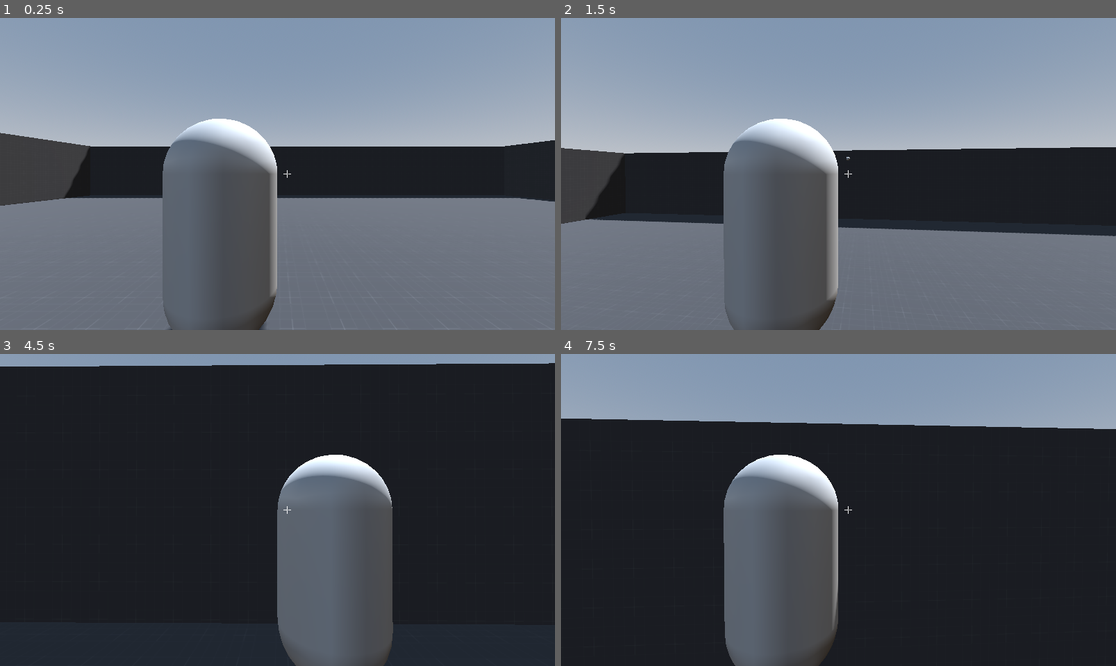
Above: before the commit, frames 1-4 (two rows, left to right).
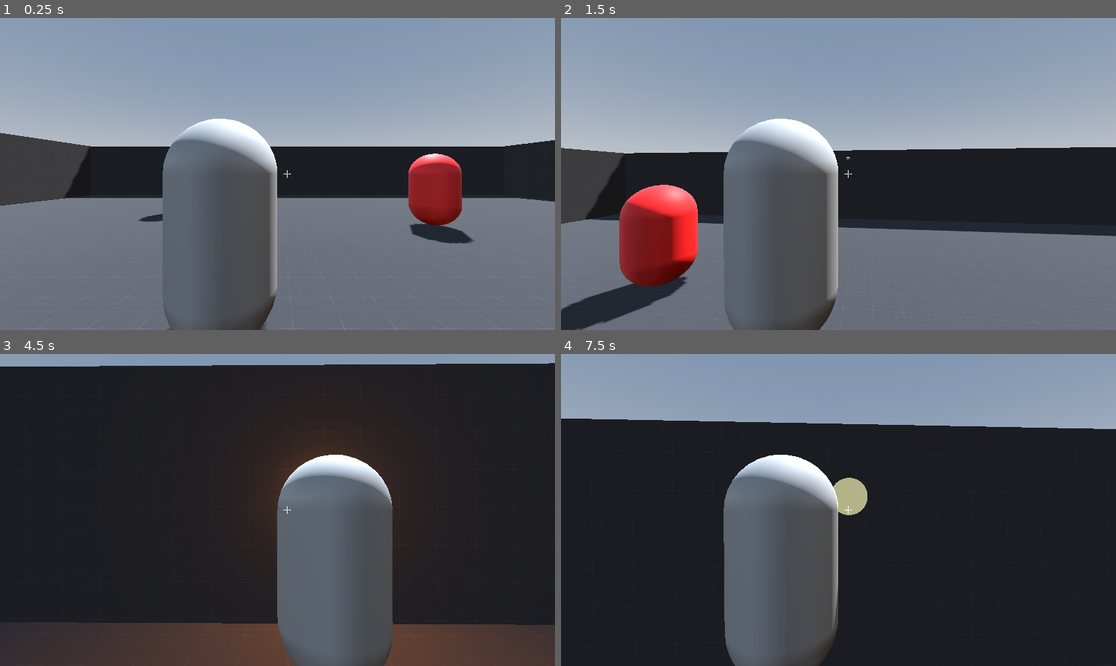
Above: after the commit, the same moments.

Repository: Eurie-R/ISCS-30.14_Game_Development
Game: Godot game, scene res://World/world.tscn
Two runs of this game, one before a commit and one after it. Both use one fixed random seed, a clock stepped at 60 frames per second and the inputs below.
Inputs (mouse positions are in pixels of both pictures, inside the frame that each line leads up to):
- Up to frame 1 (0.25 s): no input
- Up to frame 2 (1.5 s): tap Enter at 0.5 s; move the mouse to (866, 174) at 0.52 s; hold Q (Aim) 0.53-1.28 s; hold W (Up) from 0.53 s (still down); tap Space (Jump) at 0.77 s; move the mouse to (810, 174) at 1.27 s; tap F (Shoot) at 1.35 s
- Up to frame 3 (4.5 s): keep holding W (Up); tap Space (Jump) at 1.52, 3.02, 3.77 s; move the mouse to (288, 503) at 2.02 s; hold Shift (Sprint) 2.03-2.78 s; move the mouse to (271, 516) at 2.77 s; tap Tab (Swap) at 2.85 s; move the mouse to (316, 513) at 3.52 s; hold Q (Aim) 3.53-4.28 s; move the mouse to (233, 506) at 4.27 s; tap F (Shoot) at 4.35 s
- Up to frame 4 (7.5 s): tap Space (Jump) at 4.52, 5.75, 6.02, 6.77 s; move the mouse to (844, 510) at 5.02 s; hold Shift (Sprint) 5.03-5.78 s; move the mouse to (816, 503) at 5.77 s; release W (Up) at 5.78 s; hold D (Right) 5.78-6.53 s; tap Tab (Swap) at 5.85 s; move the mouse to (866, 510) at 6.52 s; hold Q (Aim) 6.53-7.28 s; hold W (Up) from 6.53 s (still down); move the mouse to (810, 510) at 7.27 s; tap F (Shoot) at 7.35 s

The runs differ from the first frame. In frame 1, 2.5% of the frame differs, in the area x 24-86%, y 43-73%; in frame 2, 5.6%; in frame 3, 11%, in the area x 2-100%, y 24-100%; in frame 4, 0.6%.

Commit message:
Added enemies and collision

Diff:
--- /dev/null
+++ b/3rdPersonShooter/Enemy/enemy.gd
@@ -0,0 +1,49 @@
+extends CharacterBody3D
+
+signal died
+
+@export var max_health: int = 3
+@export var explosion_scene: PackedScene
+@export var hit_flash_color: Color = Color(1.8, 0.4, 0.4)
+@export var death_explosion_scale: float = 2.5
+
+var health: int
+var _flashing: bool = false
+
+@onready var mesh: MeshInstance3D = $MeshInstance3D
+
+func _ready() -> void:
+	health = max_health
+
+func take_damage(amount: int = 1) -> void:
+	if health <= 0:
+		return
+	health -= amount
+	_flash()
+	if health <= 0:
+		_die()
+
+func _flash() -> void:
+	if mesh == null or _flashing:
+		return
+	_flashing = true
+	var base_mat := mesh.mesh.surface_get_material(0) if mesh.mesh and mesh.mesh.get_surface_count() > 0 else null
+	var flash_mat := StandardMaterial3D.new()
+	flash_mat.albedo_color = hit_flash_color
+	flash_mat.emission_enabled = true
+	flash_mat.emission = hit_flash_color
+	flash_mat.emission_energy_multiplier = 1.5
+	mesh.material_override = flash_mat
+	await get_tree().create_timer(0.08).timeout
+	mesh.material_override = null
+	_flashing = false
+
+func _die() -> void:
+	died.emit()
+	if explosion_scene:
+		var explosion = explosion_scene.instantiate()
+		get_tree().current_scene.add_child(explosion)
+		explosion.global_position = global_position
+		if explosion.has_method("setup"):
+			explosion.setup(death_explosion_scale)
+	queue_free()
--- /dev/null
+++ b/3rdPersonShooter/Enemy/enemy.tscn
@@ -0,0 +1,27 @@
+[gd_scene format=3]
+
+[ext_resource type="Script" path="res://Enemy/enemy.gd" id="1"]
+[ext_resource type="PackedScene" path="res://Explosion/explosion.tscn" id="2"]
+
+[sub_resource type="CapsuleShape3D" id="CapsuleShape3D_1"]
+radius = 0.6
+height = 2.0
+
+[sub_resource type="CapsuleMesh" id="CapsuleMesh_1"]
+radius = 0.6
+height = 2.0
+
+[sub_resource type="StandardMaterial3D" id="Mat_1"]
+albedo_color = Color(0.85, 0.15, 0.15, 1)
+roughness = 0.6
+
+[node name="Enemy" type="CharacterBody3D"]
+script = ExtResource("1")
+explosion_scene = ExtResource("2")
+
+[node name="CollisionShape3D" type="CollisionShape3D" parent="."]
+shape = SubResource("CapsuleShape3D_1")
+
+[node name="MeshInstance3D" type="MeshInstance3D" parent="."]
+mesh = SubResource("CapsuleMesh_1")
+material_override = SubResource("Mat_1")
--- /dev/null
+++ b/3rdPersonShooter/Explosion/explosion.gd
@@ -0,0 +1,38 @@
+extends Node3D
+
+@export var lifetime: float = 0.35
+@export var start_scale: float = 0.25
+@export var end_scale: float = 1.0
+@export var color: Color = Color(1.0, 0.6, 0.15)
+
+@onready var mesh: MeshInstance3D = $MeshInstance3D
+@onready var light: OmniLight3D = $OmniLight3D
+
+var _size_multiplier: float = 1.0
+
+func setup(size_multiplier: float = 1.0) -> void:
+	_size_multiplier = size_multiplier
+
+func _ready() -> void:
+	start_scale *= _size_multiplier
+	end_scale *= _size_multiplier
+	scale = Vector3.ONE * start_scale
+
+	var mat := StandardMaterial3D.new()
+	mat.albedo_color = color
+	mat.emission_enabled = true
+	mat.emission = color
+	mat.emission_energy_multiplier = 4.0
+	mat.transparency = BaseMaterial3D.TRANSPARENCY_ALPHA
+	mesh.material_override = mat
+
+	light.light_color = color
+	light.light_energy = 4.0 * _size_multiplier
+	light.omni_range = 6.0 * _size_multiplier
+
+	var tween := create_tween().set_parallel(true)
+	tween.tween_property(self, "scale", Vector3.ONE * end_scale, lifetime)
+	tween.tween_property(mat, "albedo_color:a", 0.0, lifetime)
+	tween.tween_property(light, "light_energy", 0.0, lifetime)
+	await tween.finished
+	queue_free()
--- /dev/null
+++ b/3rdPersonShooter/Explosion/explosion.tscn
@@ -0,0 +1,18 @@
+[gd_scene format=3]
+
+[ext_resource type="Script" path="res://Explosion/explosion.gd" id="1"]
+
+[sub_resource type="SphereMesh" id="SphereMesh_1"]
+radius = 0.5
+height = 1.0
+
+[node name="Explosion" type="Node3D"]
+script = ExtResource("1")
+
+[node name="MeshInstance3D" type="MeshInstance3D" parent="."]
+mesh = SubResource("SphereMesh_1")
+
+[node name="OmniLight3D" type="OmniLight3D" parent="."]
+light_color = Color(1, 0.6, 0.2, 1)
+light_energy = 4.0
+omni_range = 6.0
--- a/3rdPersonShooter/World/world.tscn
+++ b/3rdPersonShooter/World/world.tscn
@@ -1,8 +1,9 @@
-[gd_scene format=3 uid="uid://dl5aae63ukv4l"]
+[gd_scene load_steps=8 format=3 uid="uid://dl5aae63ukv4l"]
 
 [ext_resource type="Material" uid="uid://bet21rqntdbx6" path="res://Assets/prototype_texture.tres" id="1_62w18"]
 [ext_resource type="PackedScene" uid="uid://rqm4jew3xsks" path="res://Player/player.tscn" id="2_8a836"]
 [ext_resource type="Script" uid="uid://cslut7negvleb" path="res://World/control.gd" id="3_j8job"]
+[ext_resource type="PackedScene" path="res://Enemy/enemy.tscn" id="4_enemy"]
 
 [sub_resource type="ProceduralSkyMaterial" id="ProceduralSkyMaterial_62w18"]
 sky_horizon_color = Color(0.66224277, 0.6717428, 0.6867428, 1)
@@ -16,35 +17,44 @@
 sky = SubResource("Sky_8a836")
 tonemap_mode = 2
 
-[node name="World" type="Node3D" unique_id=773176591]
+[node name="World" type="Node3D"]
 
-[node name="WorldEnvironment" type="WorldEnvironment" parent="." unique_id=157222034]
+[node name="WorldEnvironment" type="WorldEnvironment" parent="."]
 environment = SubResource("Environment_j8job")
 
-[node name="DirectionalLight3D" type="DirectionalLight3D" parent="." unique_id=1726089257]
+[node name="DirectionalLight3D" type="DirectionalLight3D" parent="."]
 transform = Transform3D(-0.8660254, -0.43301278, 0.25, 0, 0.49999997, 0.86602545, -0.50000006, 0.75, -0.43301266, 0, 0, 0)
 shadow_enabled = true
 
-[node name="CSGCombiner3D" type="CSGCombiner3D" parent="." unique_id=717804205]
+[node name="CSGCombiner3D" type="CSGCombiner3D" parent="."]
 use_collision = true
 
-[node name="CSGBox3D" type="CSGBox3D" parent="CSGCombiner3D" unique_id=1251392420]
+[node name="CSGBox3D" type="CSGBox3D" parent="CSGCombiner3D"]
 transform = Transform3D(1, 0, 0, 0, 1, 0, 0, 0, 1, 0, -0.85831165, 0)
 size = Vector3(30, 8.002563, 30)
 material = ExtResource("1_62w18")
 
-[node name="CSGBox3D2" type="CSGBox3D" parent="CSGCombiner3D" unique_id=800759444]
+[node name="CSGBox3D2" type="CSGBox3D" parent="CSGCombiner3D"]
 transform = Transform3D(1, 0, 0, 0, 1, 0, 0, 0, 1, 0, 4.7381163, 0)
 operation = 2
 size = Vector3(29, 10.076233, 29)
 material = ExtResource("1_62w18")
 
-[node name="Player" parent="." unique_id=557453031 instance=ExtResource("2_8a836")]
+[node name="Player" parent="." instance=ExtResource("2_8a836")]
 transform = Transform3D(1, 0, 0, 0, 1, 0, 0, 0, 1, -1.895807, 0.77247286, -2.1713343)
 
-[node name="CanvasLayer" type="CanvasLayer" parent="." unique_id=2056335724]
+[node name="Enemy1" parent="." instance=ExtResource("4_enemy")]
+transform = Transform3D(1, 0, 0, 0, 1, 0, 0, 0, 1, 3, 0.77, -6)
 
-[node name="Control" type="Control" parent="CanvasLayer" unique_id=1134618317]
+[node name="Enemy2" parent="." instance=ExtResource("4_enemy")]
+transform = Transform3D(1, 0, 0, 0, 1, 0, 0, 0, 1, -5, 0.77, -8)
+
+[node name="Enemy3" parent="." instance=ExtResource("4_enemy")]
+transform = Transform3D(1, 0, 0, 0, 1, 0, 0, 0, 1, 6, 0.77, 2)
+
+[node name="CanvasLayer" type="CanvasLayer" parent="."]
+
+[node name="Control" type="Control" parent="CanvasLayer"]
 layout_mode = 3
 anchors_preset = 15
 anchor_right = 1.0
--- a/3rdPersonShooter/bullet.gd
+++ b/3rdPersonShooter/bullet.gd
@@ -2,13 +2,18 @@
 
 @export var speed: float = 25.0
 @export var lifetime: float = 2.0
+@export var damage: int = 1
+@export var explosion_scene: PackedScene
+@export var impact_explosion_scale: float = 0.6
 
 var velocity: Vector3 = Vector3.ZERO
+var _done: bool = false
 
 func _ready() -> void:
 	body_entered.connect(_on_body_entered)
 	await get_tree().create_timer(lifetime).timeout
-	queue_free()
+	if not _done:
+		queue_free()
 
 func _physics_process(delta: float) -> void:
 	global_position += velocity * delta
@@ -18,4 +23,21 @@
 	look_at(global_position + direction.normalized(), Vector3.UP)
 
 func _on_body_entered(body: Node) -> void:
+	if _done:
+		return
+	_done = true
+
+	if body.has_method("take_damage"):
+		body.take_damage(damage)
+
+	_spawn_impact_explosion()
 	queue_free()
+
+func _spawn_impact_explosion() -> void:
+	if explosion_scene == null:
+		return
+	var explosion = explosion_scene.instantiate()
+	get_tree().current_scene.add_child(explosion)
+	explosion.global_position = global_position
+	if explosion.has_method("setup"):
+		explosion.setup(impact_explosion_scale)
--- a/3rdPersonShooter/bullet.tscn
+++ b/3rdPersonShooter/bullet.tscn
@@ -1,6 +1,7 @@
 [gd_scene format=3 uid="uid://cf8handxthje"]
 
 [ext_resource type="Script" uid="uid://x5em1ctagse1" path="res://bullet.gd" id="1_v7oki"]
+[ext_resource type="PackedScene" path="res://Explosion/explosion.tscn" id="2_expl"]
 
 [sub_resource type="SphereMesh" id="SphereMesh_v7oki"]
 
@@ -8,6 +9,7 @@
 
 [node name="Bullet" type="Area3D" unique_id=899599878]
 script = ExtResource("1_v7oki")
+explosion_scene = ExtResource("2_expl")
 
 [node name="MeshInstance3D" type="MeshInstance3D" parent="." unique_id=831545246]
 transform = Transform3D(0.1, 0, 0, 0, 0.1, 0, 0, 0, 0.1, 0, 0, 0)
--- a/3rdPersonShooter/project.godot
+++ b/3rdPersonShooter/project.godot
@@ -12,7 +12,7 @@
 
 config/name="3rdPersonShooter"
 run/main_scene="uid://dl5aae63ukv4l"
-config/features=PackedStringArray("4.6", "GL Compatibility")
+config/features=PackedStringArray("4.5", "GL Compatibility")
 config/icon="res://Assets/icon.svg"
 
 [input]
Not shown, added: 3rdPersonShooter/Enemy/enemy.gd.uid
Not shown, added: 3rdPersonShooter/Explosion/explosion.gd.uid
Not shown, added: 3rdPersonShooter/Game Output 5 - Over the Shoulder Third Person Shooter.pdf
